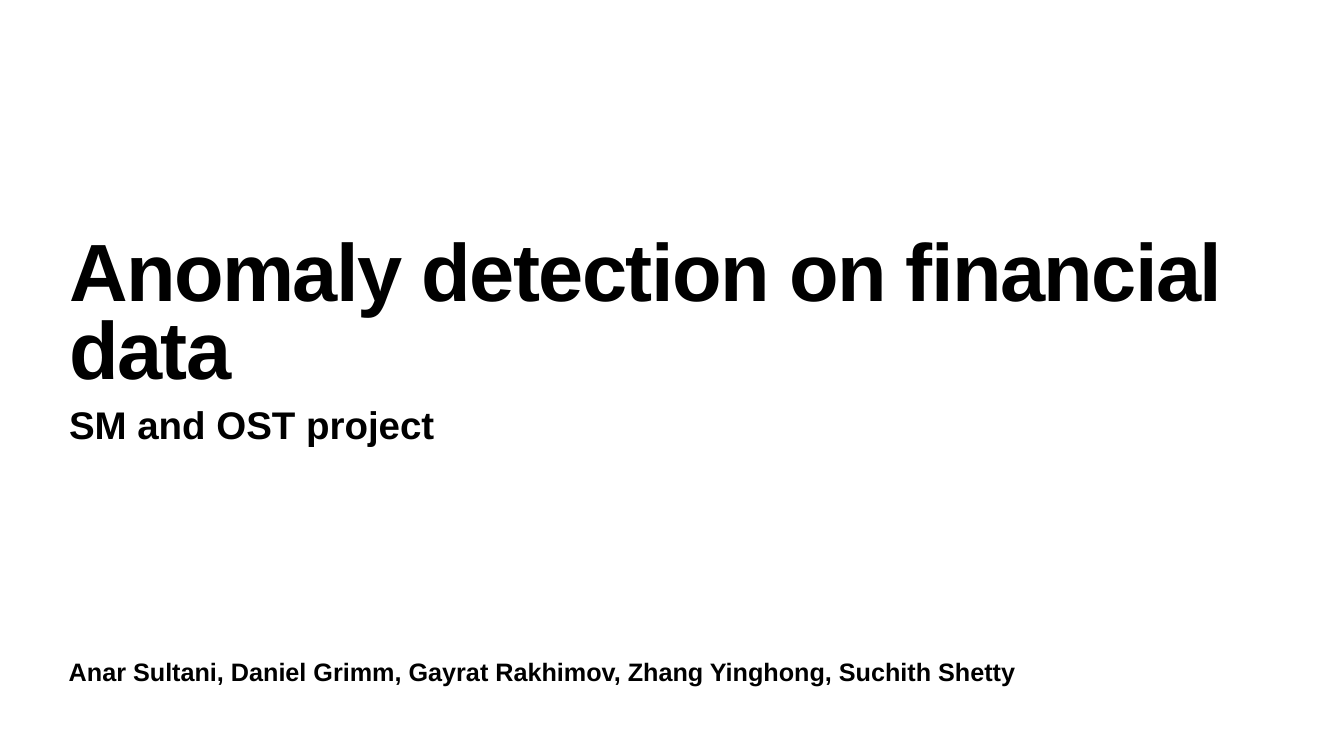
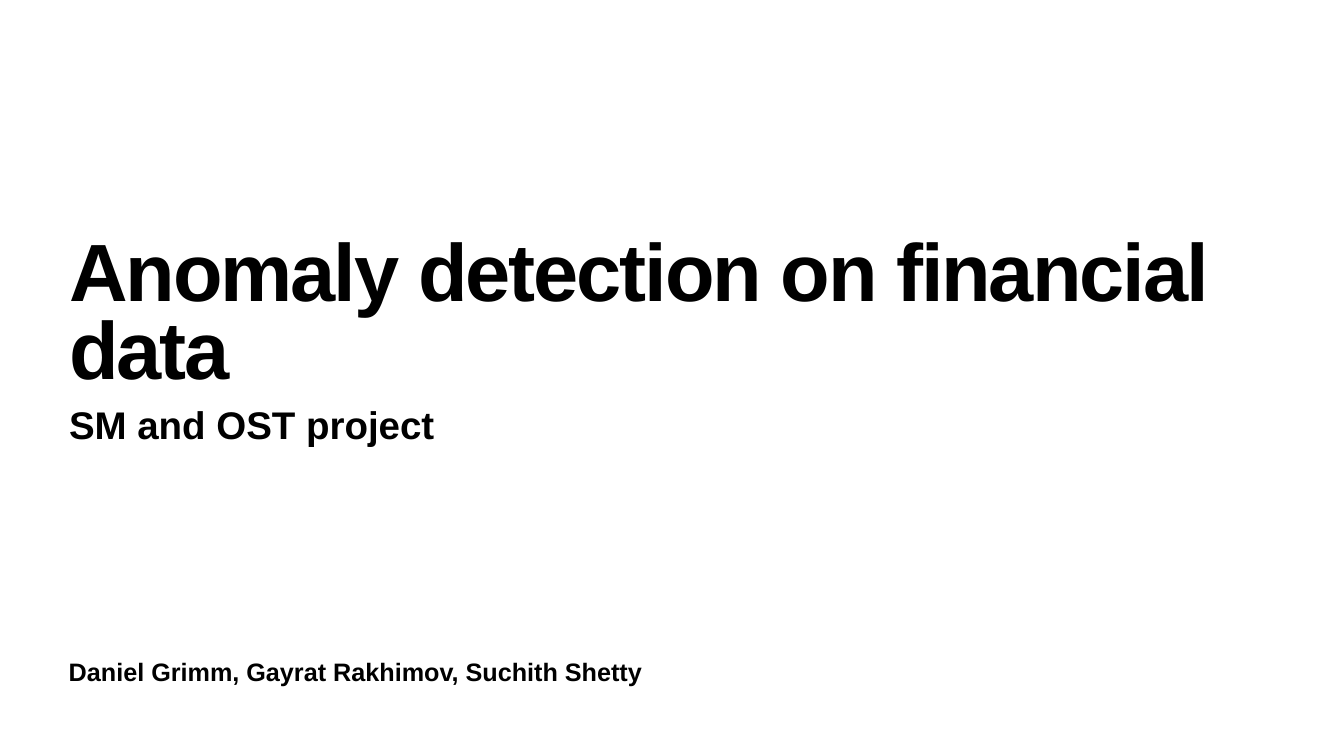
Before and after one commit to JoeRakhimov/AnomalyDetection, a slide deck: slide 1 of report/presentation.pptx. Drawn at 1344x756 pixels with LibreOffice and Linux fonts; fonts in the diff are those of the drawing. Boxes give left, top, right and bottom in pixels: in the first picture for what was removed or moved away, otherwise in the second. Text is boxed around its words. In the diff, an @@ line names an element or a change of style, - is before the commit and + after.

```diff
--- a/report/presentation.pptx
+++ b/report/presentation.pptx
@@ title "Anomaly detection on financial data" at <box>69,242,1209,380</box>: letter spacing -2.3 to -3 pt @@
@@ text at <box>69,662,642,687</box>: text changed @@
-Anar Sultani, Daniel Grimm, Gayrat Rakhimov, Zhang Yinghong, Suchith Shetty
+Daniel Grimm, Gayrat Rakhimov, Suchith Shetty
```
Also in this commit, not shown: 5 other slides changed, 6 slides added, 2 other files.
